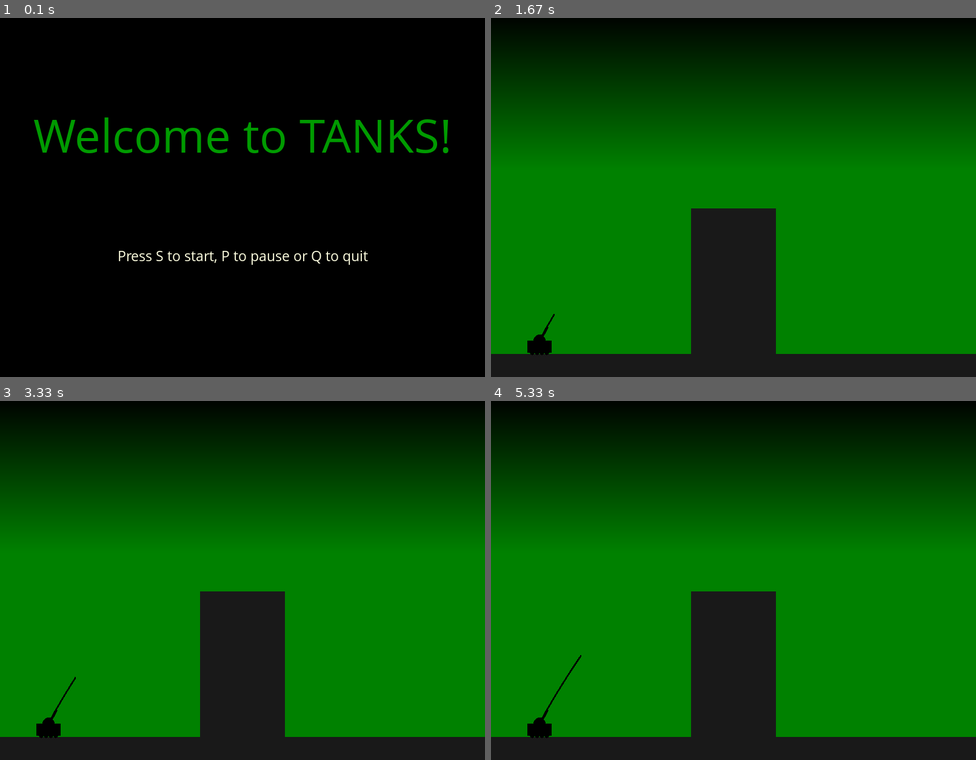
Above: before the commit, frames 1-4 (two rows, left to right).
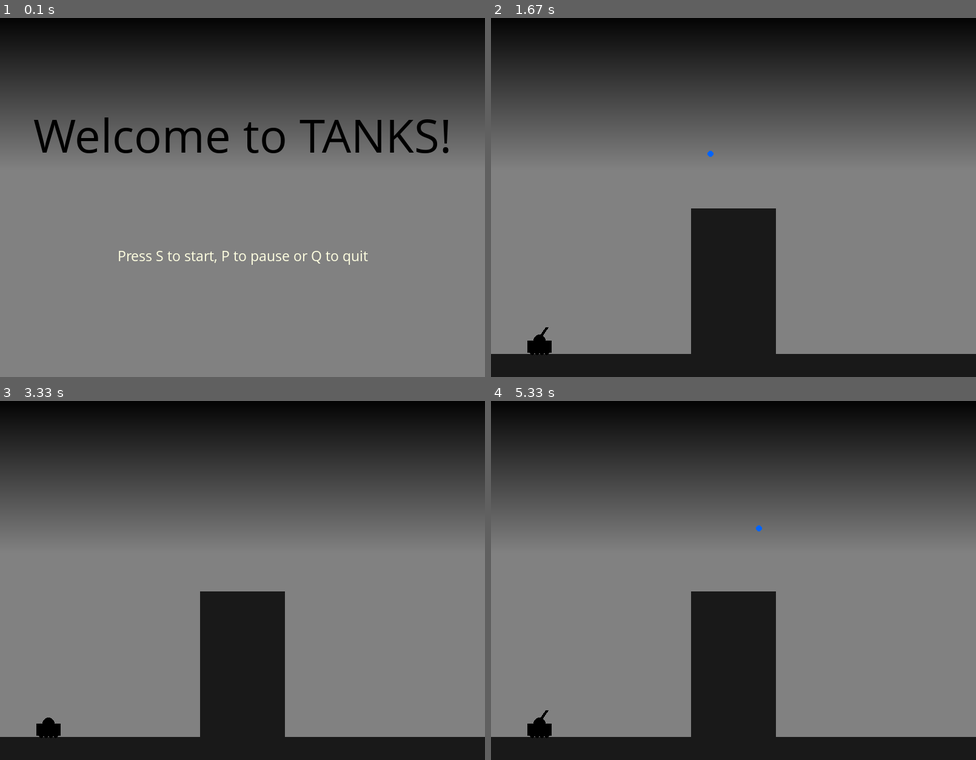
Above: after the commit, the same moments.

Repository: Zappp/PJPII
Game: pygame game, started from Pygame game/Game.py
The game is run twice, just before and just after one commit, with the same random seed, the same clock (stepped at 60 frames per second) and the same inputs.
Inputs:
- Up to frame 1 (0.1 s): no input
- Up to frame 2 (1.67 s): tap S at 0.33 s; tap Space at 0.67 s
- Up to frame 3 (3.33 s): no input
- Up to frame 4 (5.33 s): tap Space at 3.63, 3.93, 4.13 s

The runs differ from the first frame. In frame 1, 93% of the frame differs, in the area x 0-100%, y 7-100%; in frame 2, 79%; in frame 3, 79%; in frame 4, 79%.

Commit message:
Update Game.py
projectile is a bullet now

Diff:
--- a/Pygame game/Game.py
+++ b/Pygame game/Game.py
@@ -17,9 +17,8 @@
 black = (0, 0, 0)
 grey = (25, 25, 25)
 red = (255, 0, 0)
-green = (0, 155, 0)
 orange = (255, 100, 0)
-blue = (0, 0, 255)
+blue = (0, 100, 255)
 rand_colour = (random.randrange(0, 256), random.randrange(0, 256), random.randrange(0, 256))
 
 # font types
@@ -58,7 +57,7 @@
 def fading_display():
     dy = int((display_height)/255)
     for i in range(130):
-        colour = (0, i, 0)
+        colour = (i, i, i)
         pygame.draw.rect(gameDisplay, colour, (0, int((i*dy)), display_width, display_height - i*dy))
 
 
@@ -109,14 +108,14 @@
     x1 = Lx + x
     y1 = y - Ly
 
-    pygame.draw.line(gameDisplay, black, (x, y), (x1, y1), 5)
+    pygame.draw.line(gameDisplay, black, (x, y-5), (x1, y1), 5)
     pygame.display.update()
 
     return x1, y1, beta
 
 
-def fire(x, y, z):
-    x1, y1, beta = turret_position(x, y, z)
+def fire(x, y, beta):
+    x1, y1, beta = turret_position(x, y, beta)
     t = 0
 
     alfa = (beta / 180) * math.pi
@@ -141,16 +140,23 @@
                     pygame.quit()
                     quit()
 
-        t += (1 / 100)
+        t += (1 / 2)
         x2 = int(x1 + Vx * t)
         y2 = int(y1 - Vy * t + ((a * (t ** 2)) / 2))
-        pygame.draw.circle(gameDisplay, black, (x2, y2), 1)
+
+        pygame.draw.circle(gameDisplay, blue, (x2, y2), 5)
         pygame.display.update()
         if x2 > display_width or x2 < 0:
             fireShot = False
-        if y2 > int(y + tank_hight + (wheel_radius / 2)):
+        if y2 >= int(y + tank_hight + (wheel_radius / 2)):
             pygame.time.delay(0)
             fireShot = False
+
+        gameDisplay.fill(black)
+        fading_display()
+        obstacles(y)
+        tank(x, y)
+        turret_position(x, y, beta)
 
 
 def obstacles(y):
@@ -163,7 +169,8 @@
 
 def game_intro():
     gameDisplay.fill(black)
-    message_to_screen("Welcome to TANKS!", green, -100, 'large')
+    fading_display()
+    message_to_screen("Welcome to TANKS!", black, -100, 'large')
     message_to_screen("Press S to start, P to pause or Q to quit", white, 100)
     pygame.display.update()
 
